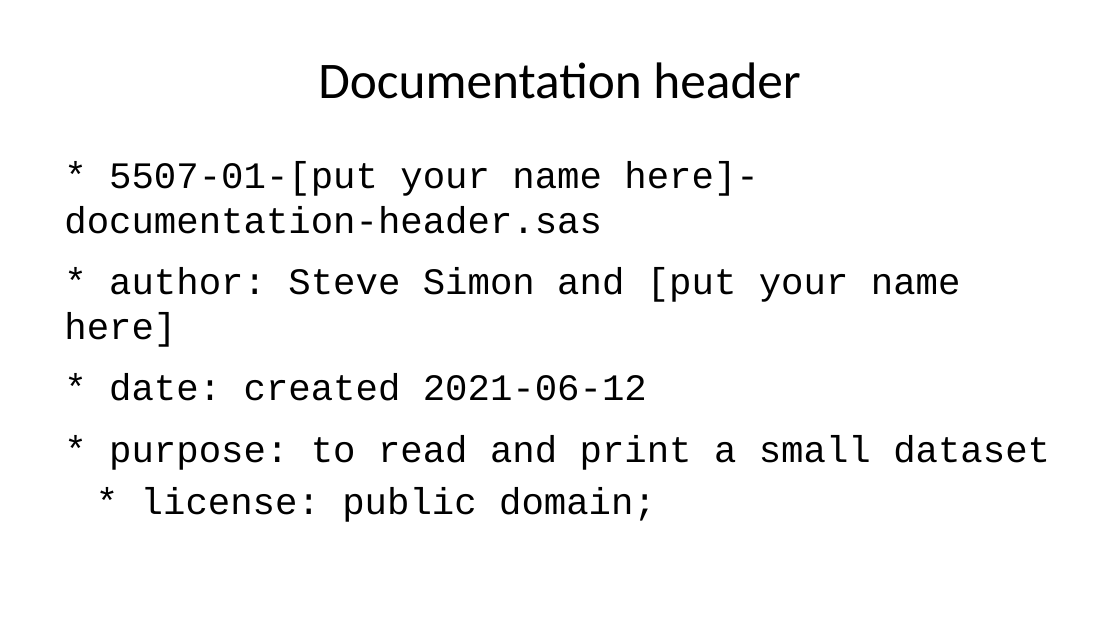
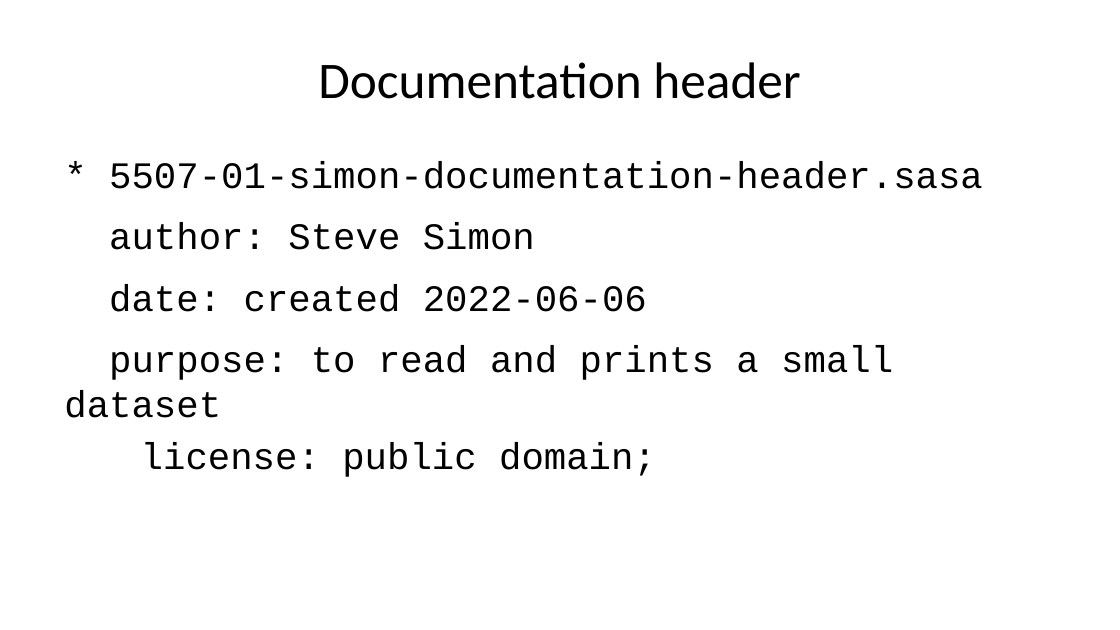
Before and after one commit to pmean/introduction-to-SAS, a slide deck: slide 42 of results/5507-01-simon-sildes-and-speaker-notes.pptx. Drawn at 1120x630 pixels with LibreOffice and Linux fonts; fonts in the diff are those of the drawing. Boxes give left, top, right and bottom in pixels: in the first picture for what was removed or moved away, otherwise in the second. Text is boxed around its words. In the diff, an @@ line names an element or a change of style, - is before the commit and + after.

```diff
--- a/results/5507-01-simon-sildes-and-speaker-notes.pptx
+++ b/results/5507-01-simon-sildes-and-speaker-notes.pptx
@@ text at [64, 161, 983, 477]: text changed @@
-* 5507-01-[put your name here]-documentation-header.sas
-* author: Steve Simon and [put your name here]
-* date: created 2021-06-12
-* purpose: to read and print a small dataset
-* license: public domain;
+* 5507-01-simon-documentation-header.sasa
+author: Steve Simon
+date: created 2022-06-06
+purpose: to read and prints a small dataset
+license: public domain;
```
Also in this commit, not shown: 30 other slides changed, 5 other files.
